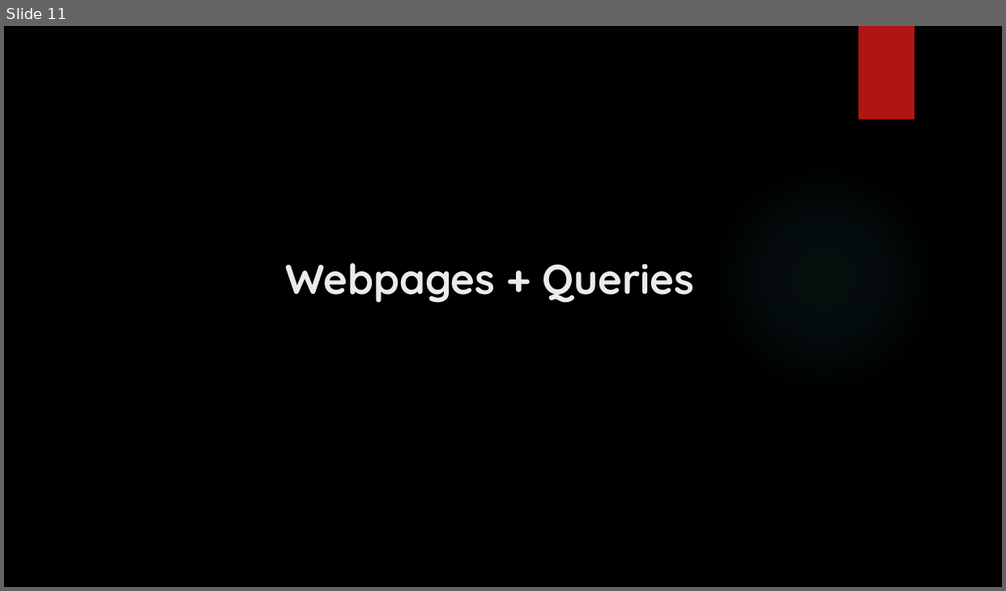
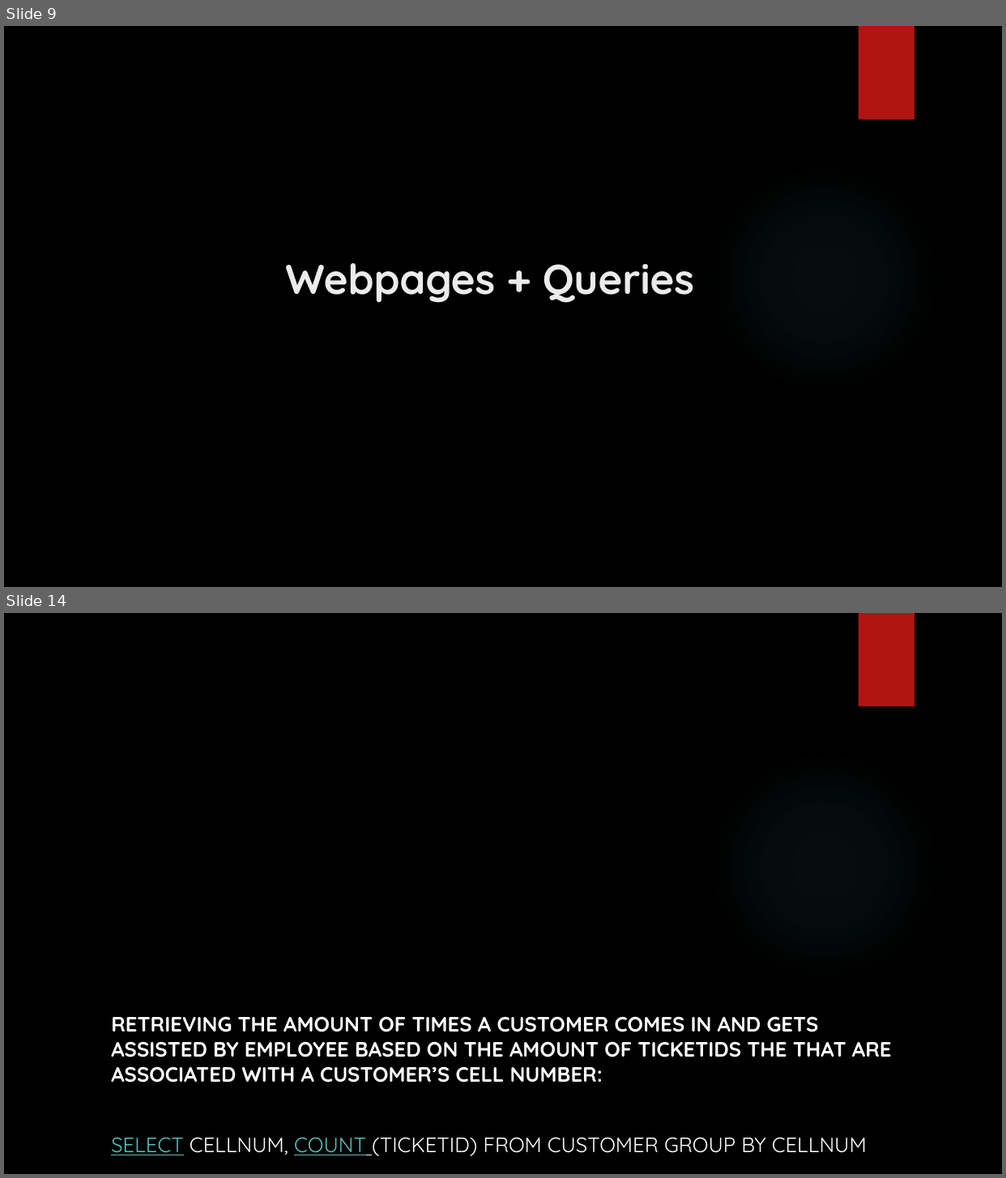
Before and after one commit to Khechoyan-Yuri/db-mgmt, a slide deck: DB_Mgmt_Final_PPT.pptx. Shown one above the other, each under a label of ours: slide 11 before the commit, slides 9 and 14 after it; the slides between them are not shown. The pictures are 1006x591 and 1006x1178 pixels, drawn with LibreOffice and Linux fonts; fonts in the diff are those of the drawing; background and template pictures are left out. Boxes give left, top, right and bottom in pixels: in the first picture for what was removed or moved away, otherwise in the second. Text is boxed around its words. In the diff, an @@ line names an element or a change of style, - is before the commit and + after.

```diff
--- a/DB_Mgmt_Final_PPT.pptx
+++ b/DB_Mgmt_Final_PPT.pptx
@@ slide 14 added at (x1=4, y1=613, x2=1002, y2=1174), background picture (left out); not listed: 2 template elements that a slide beside it also shows @@
@@ text added at (x1=111, y1=1016, x2=892, y2=1157), 20 pt, text #FFFFFF, bold @@
+RETRIEVING THE AMOUNT OF TIMES A CUSTOMER COMES IN AND GETS ASSISTED BY EMPLOYEE BASED ON THE AMOUNT OF TICKETIDS THE THAT ARE ASSOCIATED WITH A CUSTOMER’S CELL NUMBER:
+SELECT CELLNUM, COUNT (TICKETID) FROM CUSTOMER GROUP BY CELLNUM
@@ what was slide 11 is now slide 9 @@
```
Also in this commit, not shown: 2 slides changed, 2 other slides added.
